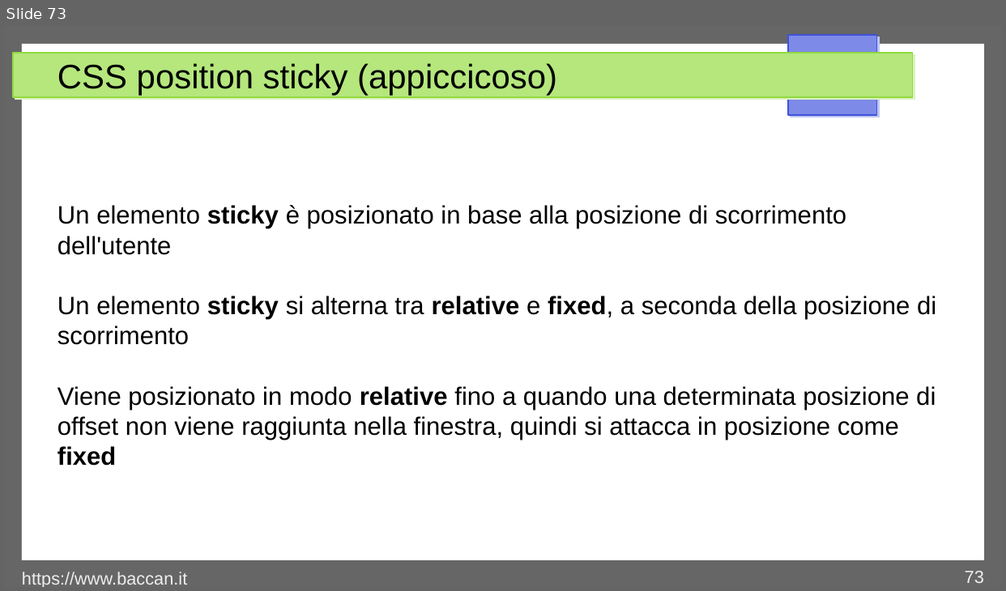
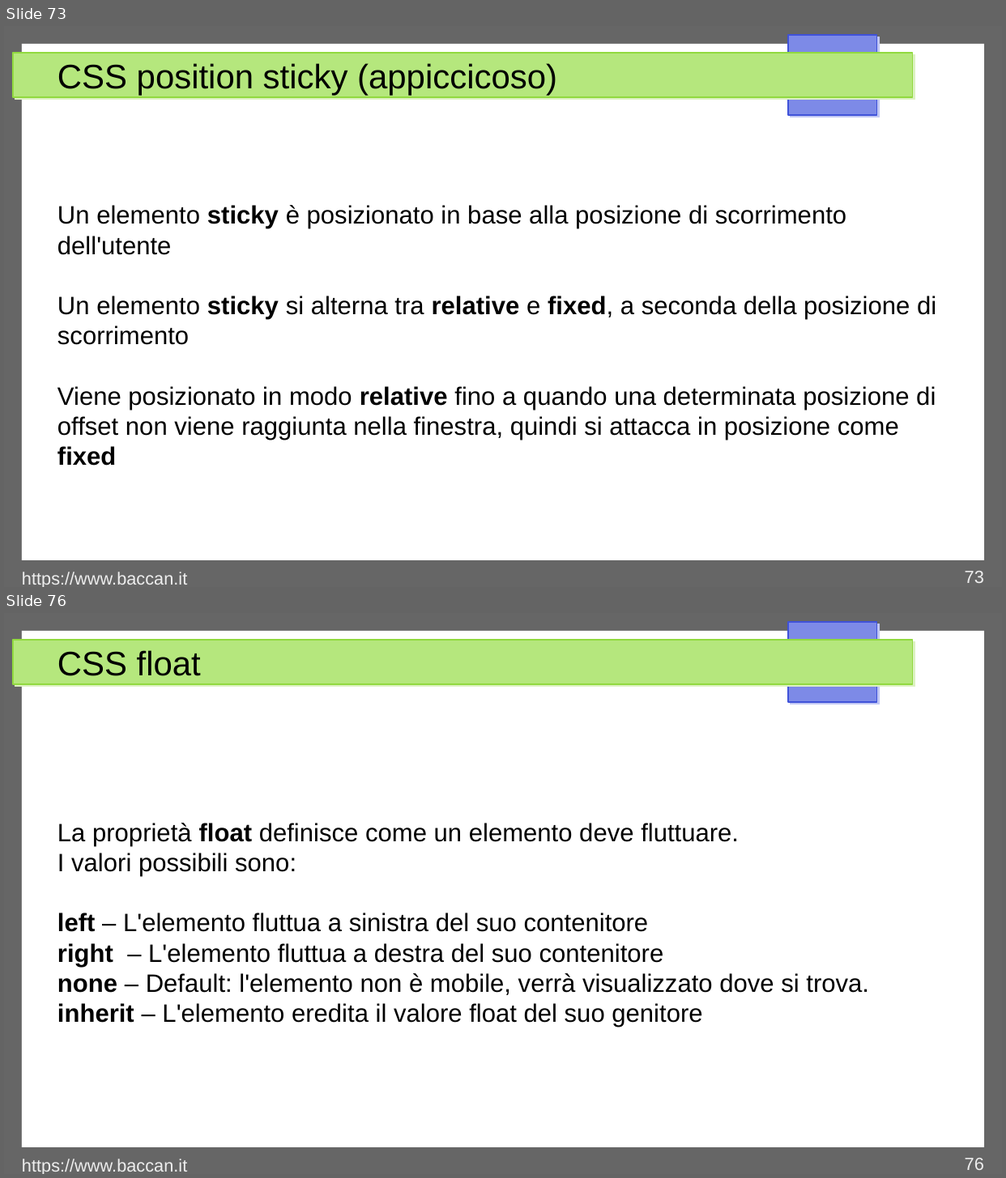
Before and after one commit to matteobaccan/CorsoCSS, a slide deck: Chapter_css.odp. Shown one above the other, each under a label of ours: slide 73 before the commit, slides 73 and 76 after it; the slides between them are not shown. The pictures are 1006x591 and 1006x1178 pixels, drawn with LibreOffice and Linux fonts; fonts in the diff are those of the drawing. Boxes give left, top, right and bottom in pixels: in the first picture for what was removed or moved away, otherwise in the second. Text is boxed around its words. In the diff, an @@ line names an element or a change of style, - is before the commit and + after.

Commit message:
float, zindex e overflow

```diff
--- a/Chapter_css.odp
+++ b/Chapter_css.odp
@@ slide 76 added at <box>4,613,1002,1174</box>, background #FFFFFF; not listed: 4 template elements that a slide beside it also shows @@
@@ title added at <box>57,650,201,676</box>, 27 pt, text #000000 @@
+CSS float
@@ text added at <box>57,823,869,1028</box>, 20 pt, text #000000 @@
+La proprietà float definisce come un elemento deve fluttuare.
+I valori possibili sono:
+left – L'elemento fluttua a sinistra del suo contenitore
+right – L'elemento fluttua a destra del suo contenitore
+none – Default: l'elemento non è mobile, verrà visualizzato dove si trova.
+inherit – L'elemento eredita il valore float del suo genitore
@@ text added at <box>22,1159,187,1174</box>, 14 pt, text #EEEEEE @@
+https://www.baccan.it
@@ page number added at <box>965,1158,984,1170</box>, 14 pt, text #EEEEEE @@
+76
```
Also in this commit, not shown: 2 other slides added, 4 other files.
